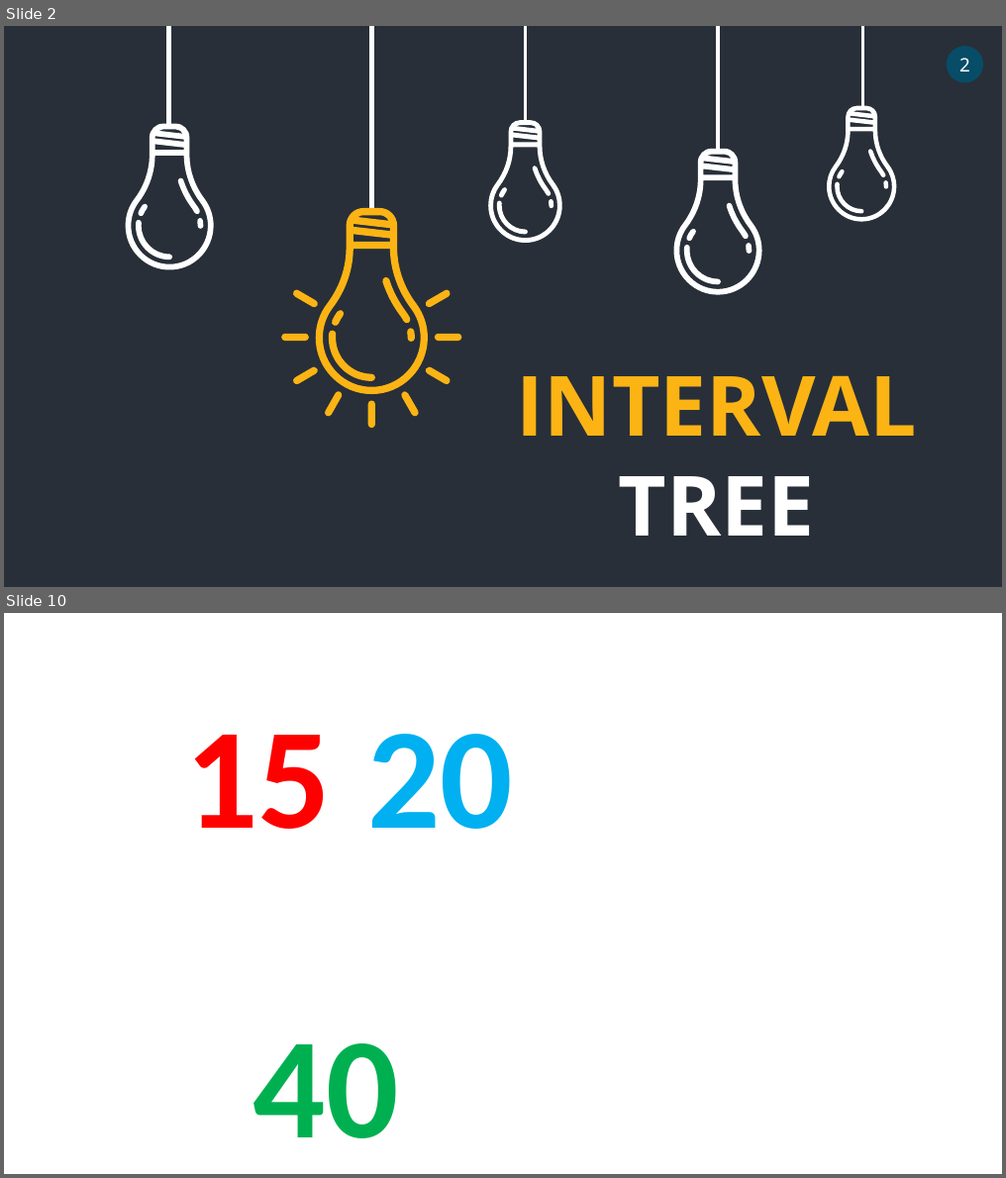
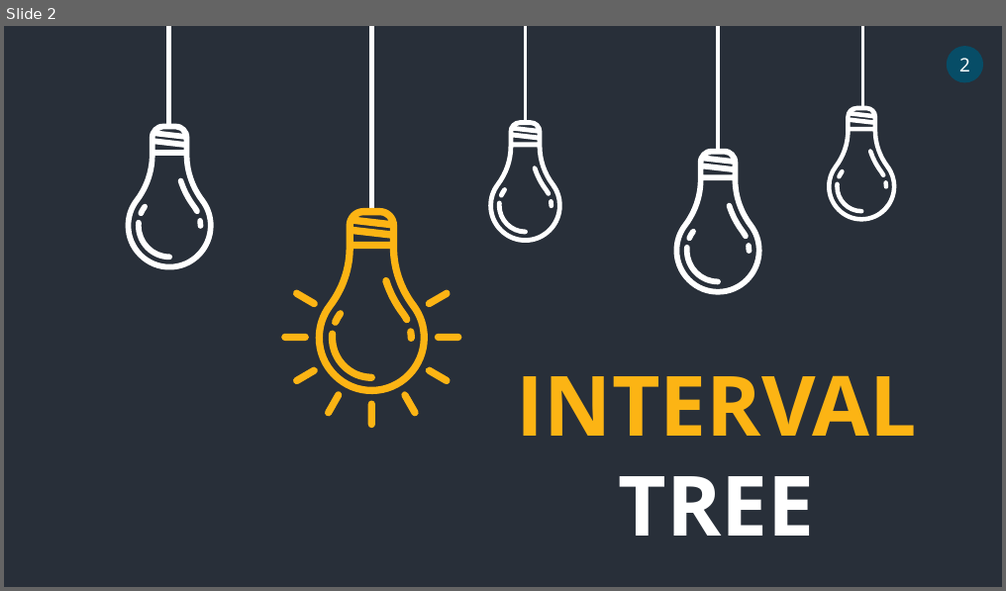
Before and after one commit to ElvisMinayaM/INTERVAL-TREE, a slide deck: INTERVAL TREE.pptx. Shown one above the other, each under a label of ours: slides 2 and 10 before the commit, slide 2 after it; the slides between them are not shown. The pictures are 1006x1178 and 1006x591 pixels, drawn with LibreOffice and Linux fonts; fonts in the diff are those of the drawing. Boxes give left, top, right and bottom in pixels: in the first picture for what was removed or moved away, otherwise in the second. Text is boxed around its words. In the diff, an @@ line names an element or a change of style, - is before the commit and + after.

```diff
--- a/INTERVAL TREE.pptx
+++ b/INTERVAL TREE.pptx
@@ slide 10 removed at (x1=4, y1=613, x2=1002, y2=1174), background #FFFFFF @@
@@ title removed at (x1=139, y1=734, x2=513, y2=1139) @@
-[15,20]
-40
@@ arrow removed from (528, 854) to (626, 785) @@
```
Also in this commit, not shown: 4 slides changed, 9 slides added, 3 other slides removed.
